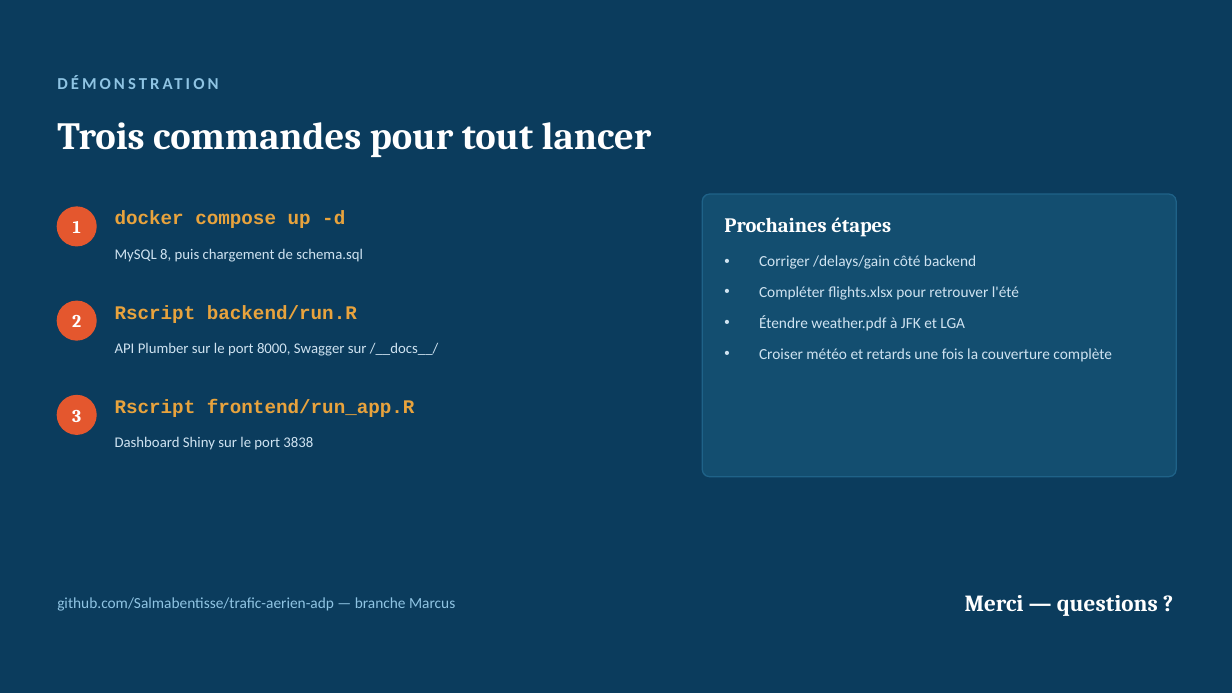
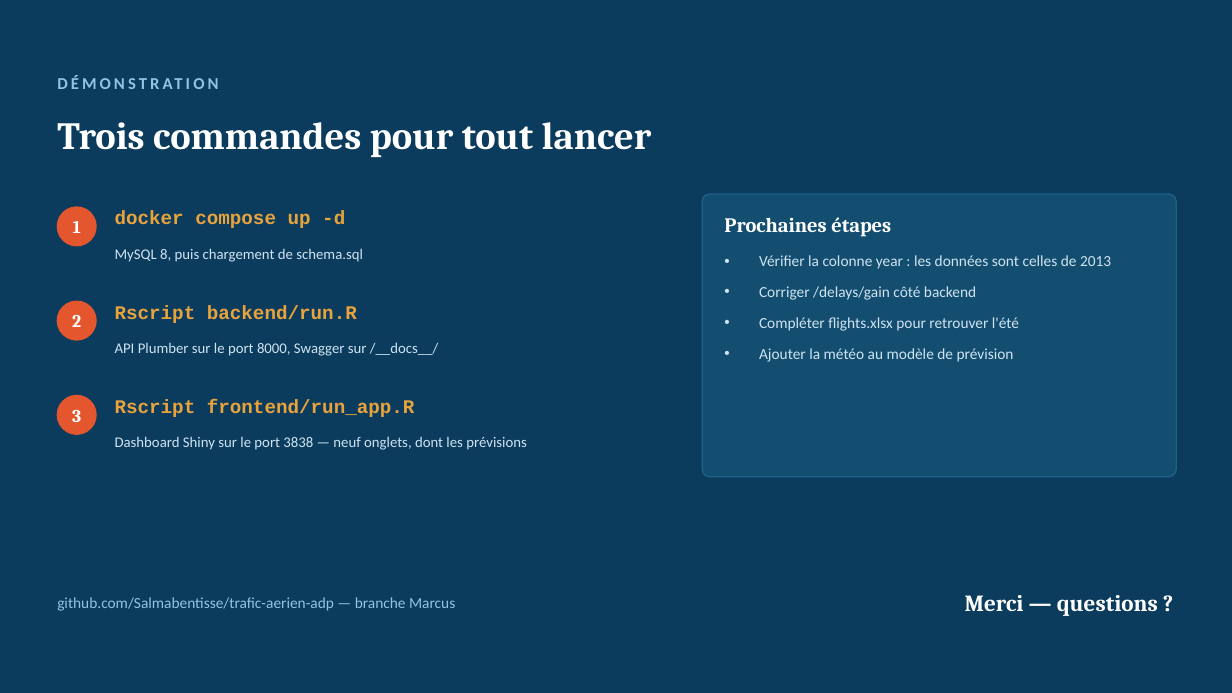
Before and after one commit to Salmabentisse/trafic-aerien-adp, a slide deck: slide 16 of presentation/Trafic_Aerien_ADP_presentation.pptx (slide 13 before the commit). Drawn at 1232x693 pixels with LibreOffice and Linux fonts; fonts in the diff are those of the drawing. Boxes give left, top, right and bottom in pixels: in the first picture for what was removed or moved away, otherwise in the second. Text is boxed around its words. In the diff, an @@ line names an element or a change of style, - is before the commit and + after.

```diff
--- a/presentation/Trafic_Aerien_ADP_presentation.pptx
+++ b/presentation/Trafic_Aerien_ADP_presentation.pptx
@@ text at bbox=[759, 255, 1111, 269]: paragraph added @@
+• Vérifier la colonne year : les données sont celles de 2013
@@ text at bbox=[759, 348, 1014, 362]: text changed @@
-• Étendre weather.pdf à JFK et LGA
-• Croiser météo et retards une fois la couverture complète
+• Ajouter la météo au modèle de prévision
@@ text at bbox=[115, 436, 527, 450]: text changed @@
-Dashboard Shiny sur le port 3838
+Dashboard Shiny sur le port 3838 — neuf onglets, dont les prévisions
```
Also in this commit, not shown: 2 other slides changed, 3 slides added, 13 other files.
